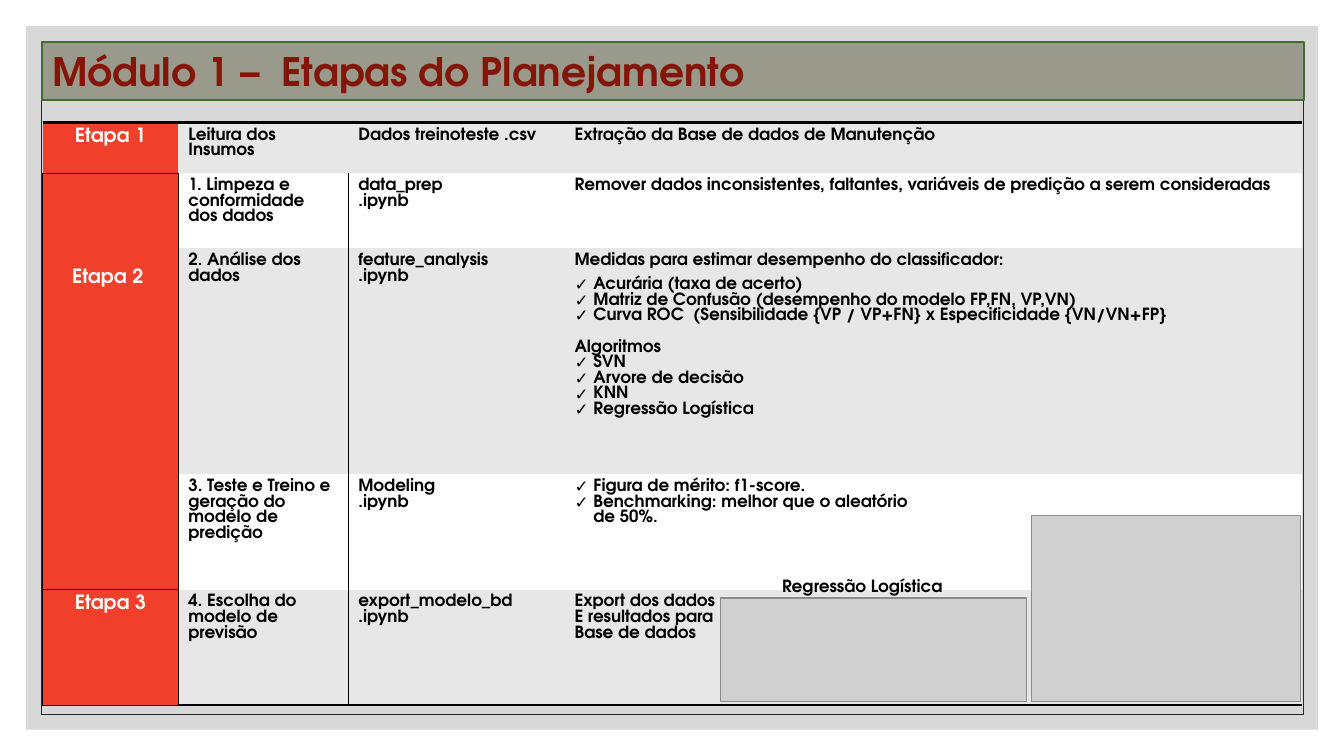
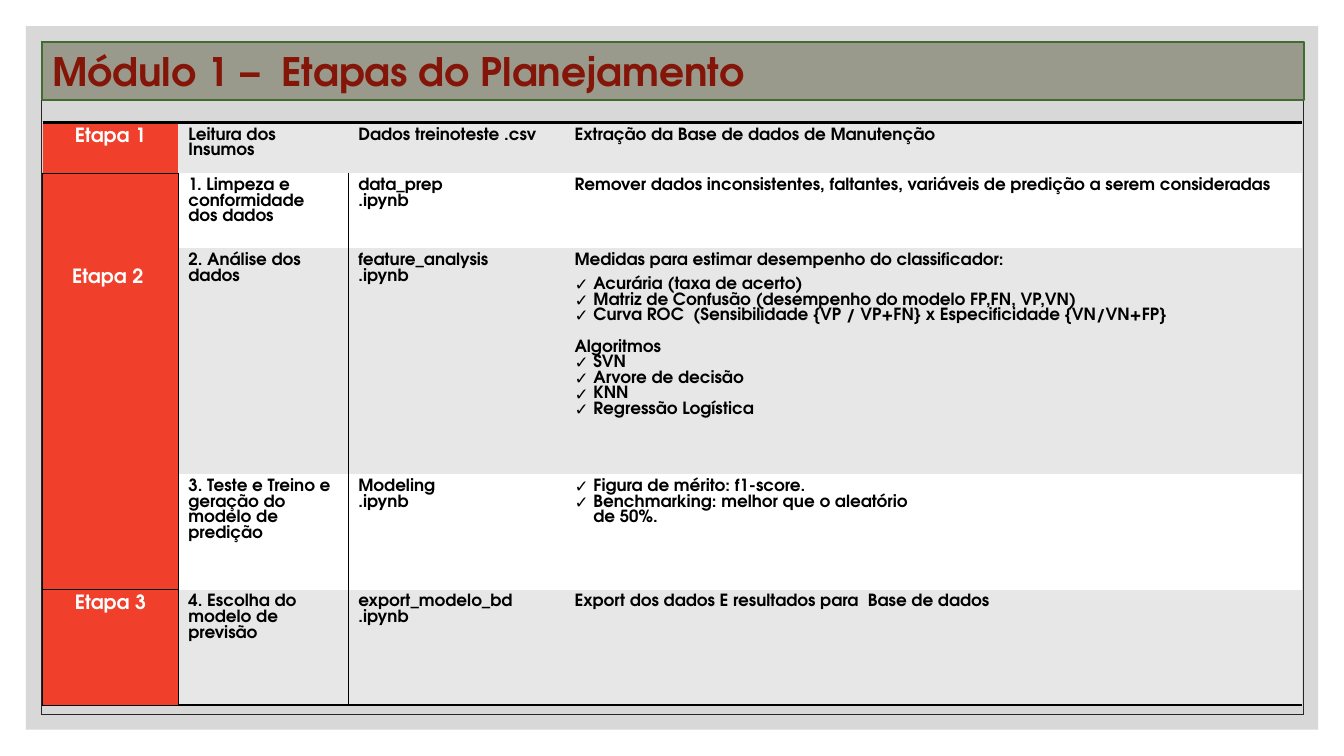
Before and after one commit to tciodaro/mit_data_science, a slide deck: slide 7 of Docs/Project/Projeto AI.pptx. Drawn at 1344x756 pixels with LibreOffice and Linux fonts; fonts in the diff are those of the drawing; grey boxes stand for pictures. Boxes give left, top, right and bottom in pixels: in the first picture for what was removed or moved away, otherwise in the second. Text is boxed around its words. In the diff, an @@ line names an element or a change of style, - is before the commit and + after.

```diff
--- a/Docs/Project/Projeto AI.pptx
+++ b/Docs/Project/Projeto AI.pptx
@@ table at <box>42,123,1304,706</box> @@
-row 5, column 4: Export dos dados / E resultados para / Base de dados
+row 5, column 4: Export dos dados E resultados para Base de dados
@@ picture removed at <box>1032,515,1301,701</box> @@
@@ picture removed at <box>721,598,1027,701</box> @@
@@ text removed at <box>782,578,943,599</box> @@
-Regressão Logística
```
Also in this commit, not shown: 7 other slides changed, 2 slides added, 1 slide removed, 13 other files.
